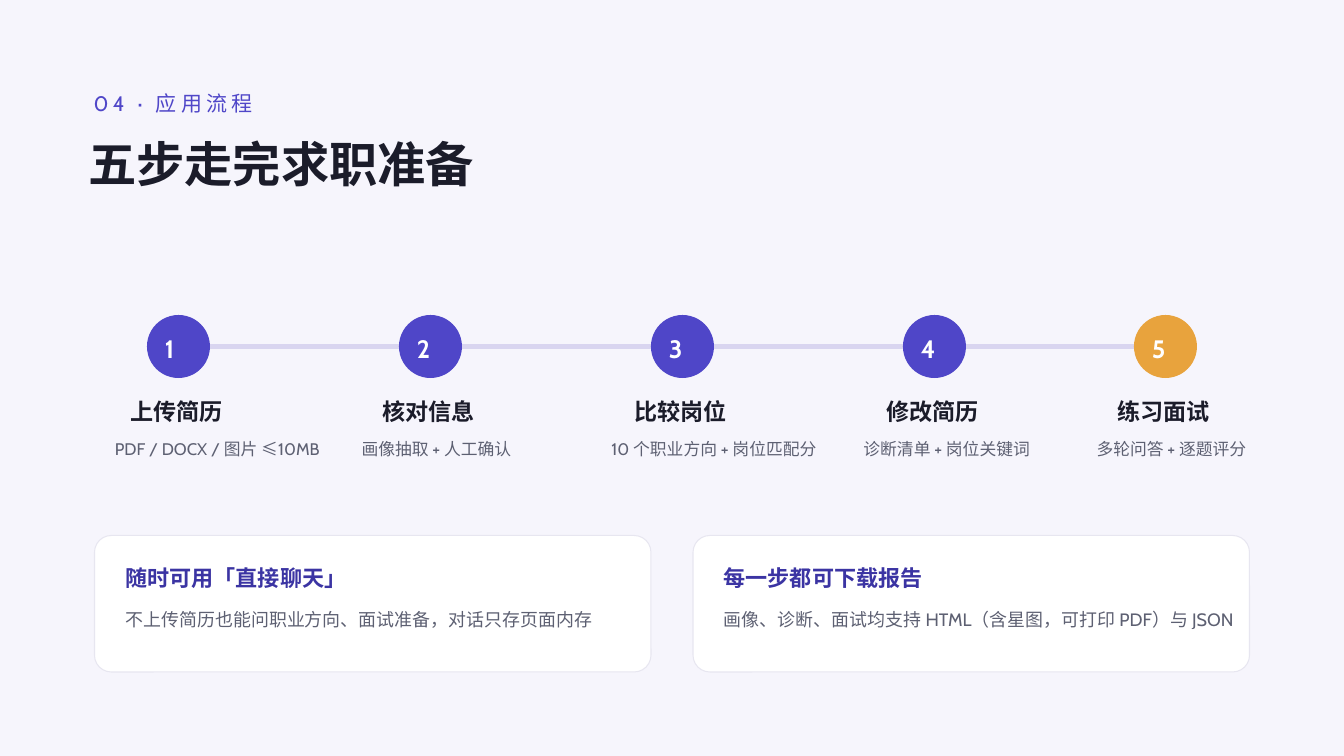
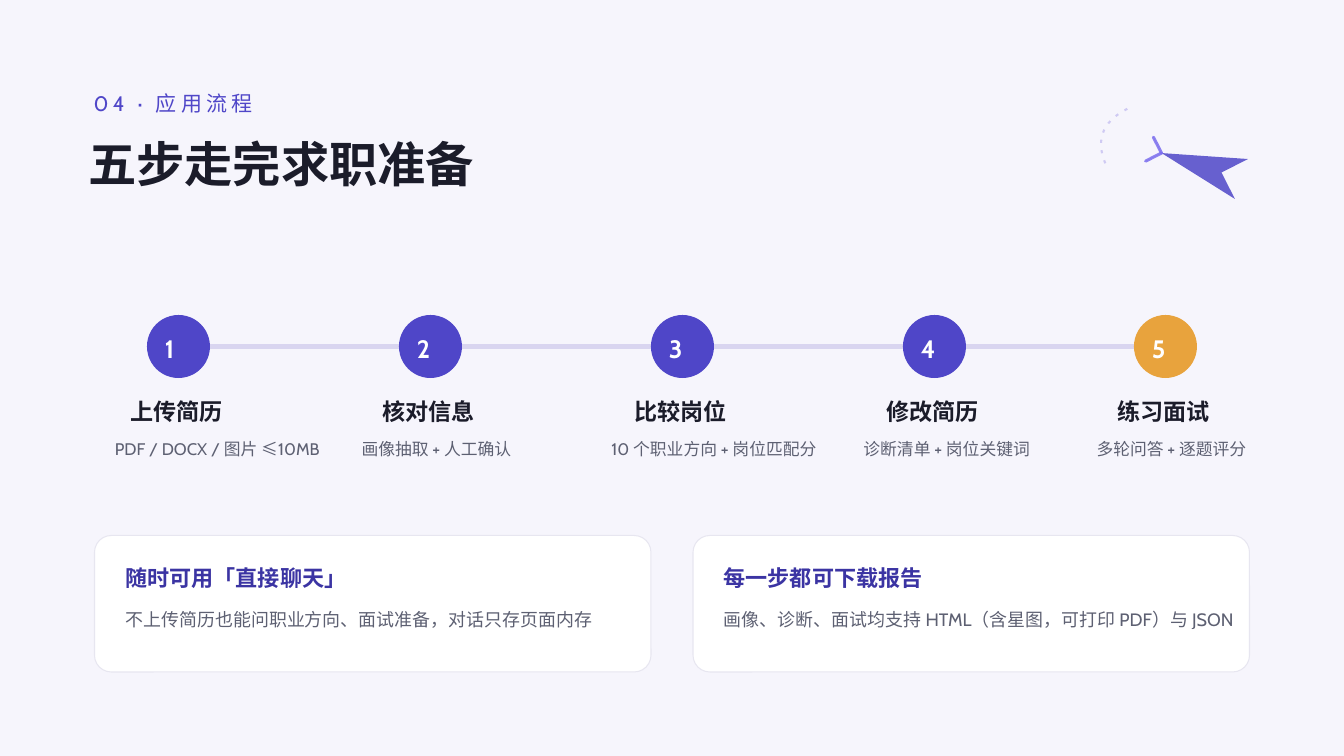
Before and after one commit to CP-bee-git/AI-game, a slide deck: slide 5 of docs/ppt-assets/careerpilot-intro.pptx. Drawn at 1344x756 pixels with LibreOffice and Linux fonts; fonts in the diff are those of the drawing. Boxes give left, top, right and bottom in pixels: in the first picture for what was removed or moved away, otherwise in the second. Text is boxed around its words. In the diff, an @@ line names an element or a change of style, - is before the commit and + after.

```diff
--- a/docs/ppt-assets/careerpilot-intro.pptx
+++ b/docs/ppt-assets/careerpilot-intro.pptx
@@ freeform shape added at bbox=[1095, 109, 1128, 168], outline #C9C4F2 1.5 pt @@
@@ freeform shape added at bbox=[1146, 137, 1163, 161], fill #000000 at 85% opacity, outline #7C6FF0 2.25 pt @@
@@ freeform shape added at bbox=[1162, 153, 1248, 200], fill #4F46C8 at 85% opacity @@
```
Also in this commit, not shown: 7 other slides changed, 8 other files.
